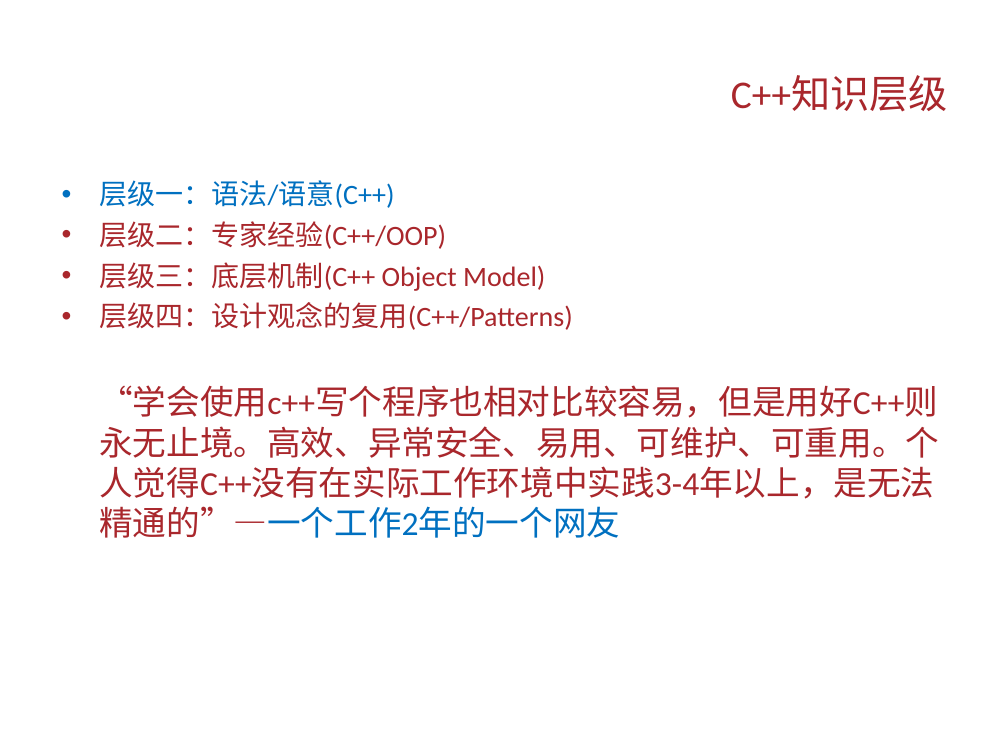
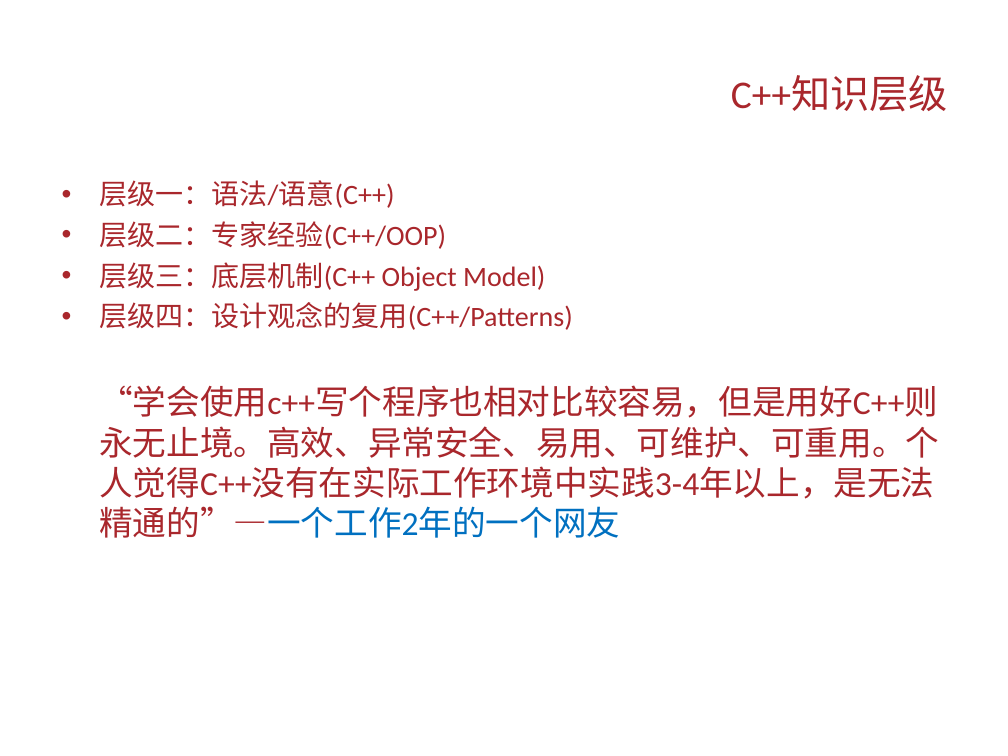
Before and after one commit to Changhe160/Changhe160.github.io, a slide deck: slide 35 of teachingRes/Cplusplus/unit13C++编程杂谈.ppt. Drawn at 1008x756 pixels with LibreOffice and Linux fonts; fonts in the diff are those of the drawing; background and template pictures are left out. Boxes give left, top, right and bottom in pixels: in the first picture for what was removed or moved away, otherwise in the second. Text is boxed around its words. In the diff, an @@ line names an element or a change of style, - is before the commit and + after.

```diff
--- a/teachingRes/Cplusplus/unit13C++编程杂谈.ppt
+++ b/teachingRes/Cplusplus/unit13C++编程杂谈.ppt
@@ text at [99, 180, 394, 208]: text colour #0070C0 to #A9272C in "层级一：语法/语意(C++)"; bullet colour #0070C0 to #A9272C @@
```
Also in this commit, not shown: 4 other slides changed, 1 slide added, 1 slide removed, 3 other files.
